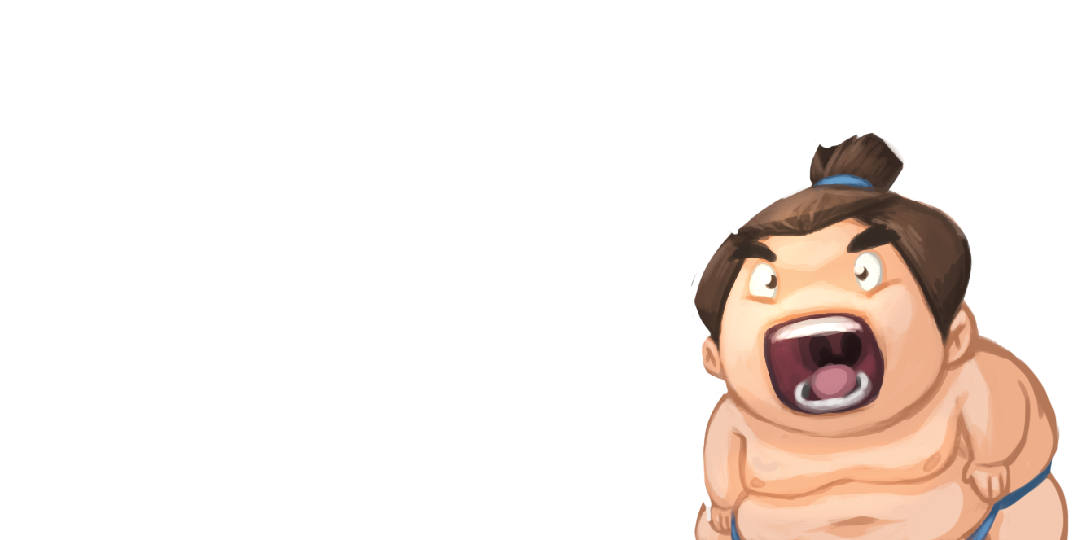
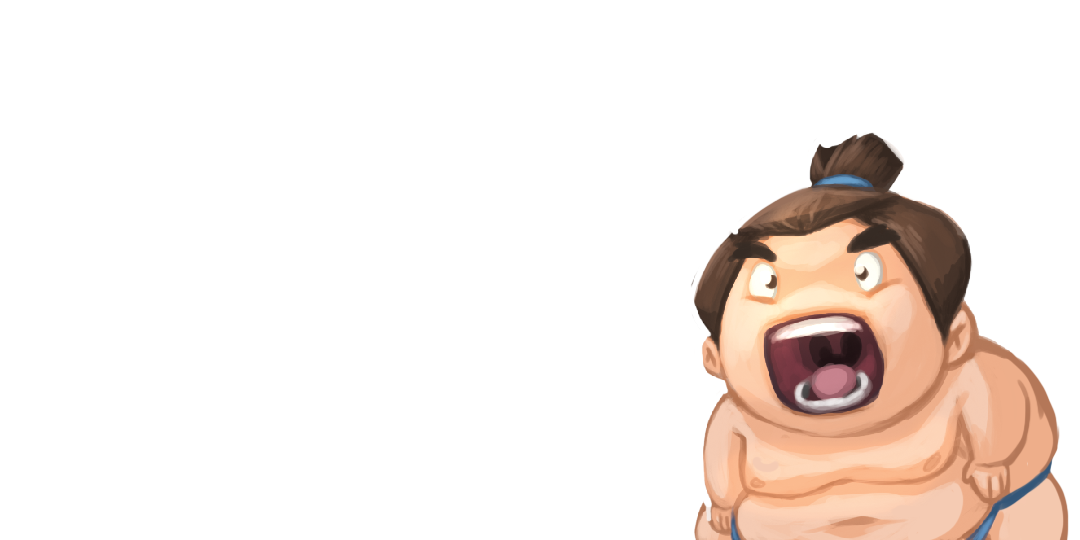
Comparing the layer stacks of the two (1080, 540) images. Changes:
painted on "Layer 3" over [693, 187, 812, 301]
painted on "Layer 19 copy" over [740, 196, 793, 229]
